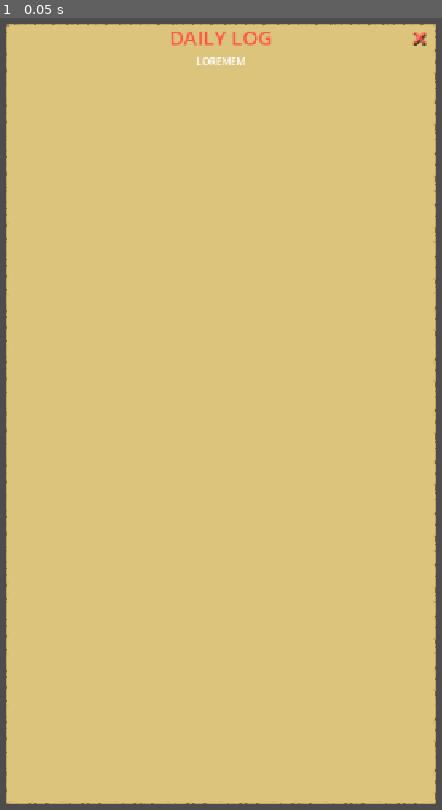
Above: before the commit, frame 1.
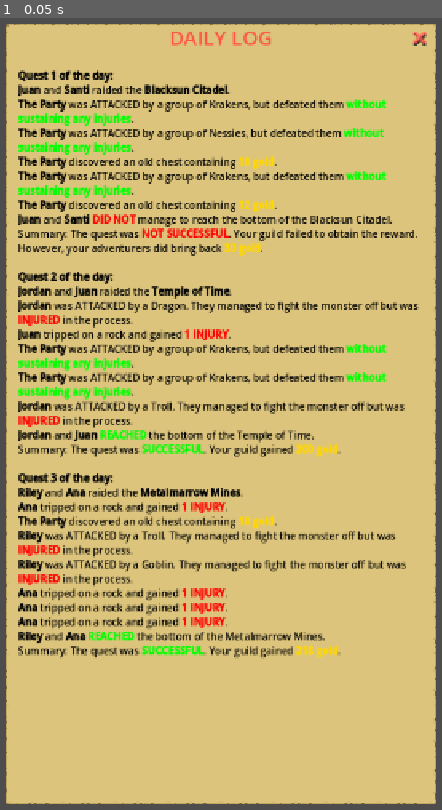
Above: after the commit, the same moment.

Repository: ActuallySanta/Fantasy-Guild-Manager
Game: Godot game, scene res://Scenes/UI/Reusable Elements/dialogue_box.tscn
The game is run twice, just before and just after one commit, with the same random seed, the same clock (stepped at 60 frames per second) and the same inputs. This scene is started directly instead of the project's main scene.
Inputs:
- Up to frame 1 (0.05 s): no input

The runs differ from the first frame. In frame 1, 16% of the frame differs, in the area x 4-95%, y 4-81%.

Commit message:
oops I forgor to commit

Diff:
--- /dev/null
+++ b/Globals/multicolumn_procedural_loader.gd
@@ -0,0 +1,12 @@
+extends Node
+
+class_name MultiColumnLoader
+
+# Called when the node enters the scene tree for the first time.
+func _ready() -> void:
+	pass # Replace with function body.
+
+
+# Called every frame. 'delta' is the elapsed time since the previous frame.
+func _process(delta: float) -> void:
+	pass
--- a/Scenes/UI/Reusable Elements/dialogue_box.tscn
+++ b/Scenes/UI/Reusable Elements/dialogue_box.tscn
@@ -3,6 +3,8 @@
 [ext_resource type="Texture2D" uid="uid://do5kjvfstulyu" path="res://Sprites/32x32-Tilesheet.png" id="1_u27lg"]
 [ext_resource type="PackedScene" uid="uid://kkjpbudn1ejv" path="res://Scenes/UI/Reusable Elements/close_button.tscn" id="2_emv4w"]
 [ext_resource type="Script" uid="uid://7oe8vh0dylf0" path="res://Scripts/UI/dialogue_box.gd" id="2_h3rtp"]
+[ext_resource type="Script" uid="uid://gbwhq46vf6ad" path="res://Scripts/Quest Creator/daily_log.gd" id="3_ttidh"]
+[ext_resource type="Script" uid="uid://blul1044ocxp2" path="res://Scripts/Quest Creator/quest_Manager.gd" id="4_xdxvp"]
 
 [sub_resource type="AtlasTexture" id="AtlasTexture_4alr5"]
 atlas = ExtResource("1_u27lg")
@@ -53,13 +55,21 @@
 label_settings = SubResource("LabelSettings_u27lg")
 horizontal_alignment = 1
 
-[node name="Log Contents" type="RichTextLabel" parent="Background/VBoxContainer" unique_id=2017656256]
+[node name="QuestManager" type="Node2D" parent="Background/VBoxContainer" unique_id=494484673]
+position = Vector2(-15, -15)
+script = ExtResource("4_xdxvp")
+
+[node name="LogContents" type="RichTextLabel" parent="Background/VBoxContainer" unique_id=2017656256]
+custom_minimum_size = Vector2(500, 0)
+custom_maximum_size = Vector2(650, -1)
 layout_mode = 2
 size_flags_vertical = 3
+offset_transform_enabled = true
+offset_transform_position = Vector2(20, 0)
 bbcode_enabled = true
 text = "LOREMEM"
 scroll_active = false
-horizontal_alignment = 1
+script = ExtResource("3_ttidh")
 
 [node name="Close Button" parent="Background" unique_id=340347144 instance=ExtResource("2_emv4w")]
 layout_mode = 1
--- /dev/null
+++ b/Scripts/Quest Creator/daily_log.gd
@@ -0,0 +1,20 @@
+extends RichTextLabel
+
+
+# Called when the node enters the scene tree for the first time.
+func _ready() -> void:
+	pass # Replace with function body.
+
+
+# Called every frame. 'delta' is the elapsed time since the previous frame.
+func _process(delta: float) -> void:
+	pass
+
+func changeText(_accepted_Quests : Array[String]) -> void :
+	add_theme_color_override("default_color", Color.BLACK)
+	text = "\n"
+	for i in _accepted_Quests.size() :
+		append_text(str("[b]Quest ", i + 1, " of the day:\n[/b]"))
+		append_text(_accepted_Quests[i])
+		append_text("\n")
+	pass
--- a/Scripts/Quest Creator/quest_Manager.gd
+++ b/Scripts/Quest Creator/quest_Manager.gd
@@ -1,14 +1,26 @@
 extends Node
 
 var thisQuest = CreatedQuest
+var acceptedQuests: Array[CreatedQuest]
+var acceptedQuestResults: Array[String]
+
+@onready var rich_text = $"../LogContents"
 
 # Called when the node enters the scene tree for the first time.
 func _ready() -> void:
+
+	print("My node: ", name)
+	print("My parent: ", get_parent().name)
+	print("Children of parent: ", get_parent().get_children())
+
 	thisQuest = CreatedQuest.new()
 	var adventurerArray : Array[GuildCharacter]
 	adventurerArray = thisQuest.generatePartyDuo()
 	var questResults : String
 	questResults = thisQuest.generateResults(adventurerArray, 80.0)
+
+	acceptedQuestResults.append(questResults)
+
 	print(thisQuest.questTitle)
 	print(questResults, "\n")
 	print(thisQuest.questSummary)
@@ -16,6 +28,9 @@
 	thisQuest = CreatedQuest.new()
 	adventurerArray = thisQuest.generatePartyDuo()
 	questResults = thisQuest.generateResults(adventurerArray, 80.0)
+
+	acceptedQuestResults.append(questResults)
+
 	print(thisQuest.questTitle)
 	print(questResults, "\n")
 	print(thisQuest.questSummary)
@@ -23,9 +38,16 @@
 	thisQuest = CreatedQuest.new()
 	adventurerArray = thisQuest.generatePartyDuo()
 	questResults = thisQuest.generateResults(adventurerArray, 80.0)
+
+	acceptedQuestResults.append(questResults)
+
 	print(thisQuest.questTitle)
 	print(questResults, "\n")
 	print(thisQuest.questSummary)
+
+	if rich_text != null :
+		rich_text.changeText(acceptedQuestResults)
+
 	pass
 
 
--- a/Scripts/Quest Creator/quest_resource.gd
+++ b/Scripts/Quest Creator/quest_resource.gd
@@ -95,8 +95,8 @@
 	var party : Array[GuildCharacter]
 	party = generatePartyDuo()
 
-	returnString = str(returnString, "", _questingAdventurers[0].name, " and ", _questingAdventurers[1].name,
-	" raided the ", location, ".\n")
+	returnString = str(returnString, "[b]", _questingAdventurers[0].name, "[/b] and [b]", _questingAdventurers[1].name,
+	"[/b] raided the [b]", location, "[/b].\n")
 
 	var loopbreaker = 12
 	while randi_range(-1, 10) < loopbreaker:
@@ -110,18 +110,18 @@
 	var successDetermination = randi_range(0, 100)
 	match true:
 		_ when successDetermination >= _successChance:
-			returnString = str(returnString, "", _questingAdventurers[0].name, " and ", _questingAdventurers[1].name,
-	" DID NOT manage to reach the bottom of the ", location, ".\n")
-			returnString = str(returnString, "Summary: The quest was NOT SUCCESSFUL. Your guild failed to obtain the reward.\n")
+			returnString = str(returnString, "[b]", _questingAdventurers[0].name, "[/b] and [b]", _questingAdventurers[1].name,
+	" [color=red]DID NOT[/color][/b] manage to reach the bottom of the ", location, ".\n")
+			returnString = str(returnString, "Summary: The quest was [color=red][b]NOT SUCCESSFUL[/b][/color]. Your guild failed to obtain the reward.\n")
 			questSummary = str(questSummary, "Summary: The quest was NOT SUCCESSFUL. Your guild failed to obtain the reward.\n")
 
 			if(goldReward > 200):
-				returnString = str(returnString, "However, your adventurers did bring back ", goldReward - 200, " gold")
+				returnString = str(returnString, "However, your adventurers did bring back [color=gold][b]", goldReward - 200, " gold[/b][/color].\n")
 				questSummary = str(questSummary, "However, your adventurers did bring back ", goldReward - 200, " gold")
 		_:
-			returnString = str(returnString, "", _questingAdventurers[0].name, " and ", _questingAdventurers[1].name,
-	" REACHED the bottom of the ", location, ".\n")
-			returnString = str(returnString, "Summary: The quest was SUCCESSFUL. Your guild gained ", goldReward," gold.")
+			returnString = str(returnString, "[b]", _questingAdventurers[0].name, "[/b] and [b]", _questingAdventurers[1].name,
+	"[/b] [color=green][b]REACHED[/b][/color] the bottom of the ", location, ".\n")
+			returnString = str(returnString, "Summary: The quest was [color=green][b]SUCCESSFUL[/b][/color]. Your guild gained [color=gold][b]", goldReward," gold[/b][/color].\n")
 			questSummary = str(questSummary, "Summary: The quest was SUCCESSFUL. Your guild gained ", goldReward," gold.")
 
 	#loop with size based on difficulty -> higher difficulty more loops
@@ -146,11 +146,11 @@
 	var successDetermination = randi_range(0, 100)
 	match true:
 		_ when combatChance >= successDetermination:
-			returnString = str(returnString, "The PARTY was ATTACKED by a group of ", ExternalContentContainer.get_Monster_Name(),
-			"s, but defeated them WITHOUT SUSTAINING ANY INJURIES.\n")
+			returnString = str(returnString, "[b]The Party[/b] was ATTACKED by a group of ", ExternalContentContainer.get_Monster_Name(),
+			"s, but defeated them [color=green][b]without sustaining any injuries[/b][/color].\n")
 		_:
-			returnString = str(returnString, _questingAdventurers[0].name, " was ATTACKED by a ", monsters[randi_range(0, 5)],
-			". They managed to fight the monster off but was INJURED in the process.\n")
+			returnString = str(returnString, "[b]", _questingAdventurers[0].name, "[/b] was ATTACKED by a ", monsters[randi_range(0, 5)],
+			". They managed to fight the monster off but was [color=red][b]INJURED[/b][/color] in the process.\n")
 	return returnString
 
 func _search(_questingAdventurers: Array[GuildCharacter], _successChance: float) -> String:
@@ -167,9 +167,9 @@
 		_ when searchChance >= successDetermination:
 			var extraGold = randi_range(11, 29)
 			goldReward += extraGold
-			returnString = str(returnString, "The PARTY discovered an old chest containing ", extraGold, " GOLD.\n")
+			returnString = str(returnString, "[b]The Party[/b] discovered an old chest containing [color=gold][b]", extraGold, " gold[/b][/color].\n")
 		_ :
-			returnString = str(returnString, _questingAdventurers[1].name, " tripped on a rock and gained 1 INJURY.\n")
+			returnString = str(returnString, "[b]", _questingAdventurers[1].name, "[/b] tripped on a rock and gained [color=red][b]1 INJURY[/b][/color].\n")
 	return returnString
 
 func generatePartyDuo() -> Array[GuildCharacter]:
Not shown, added: Globals/multicolumn_procedural_loader.gd.uid
Not shown, added: Scripts/Quest Creator/daily_log.gd.uid
